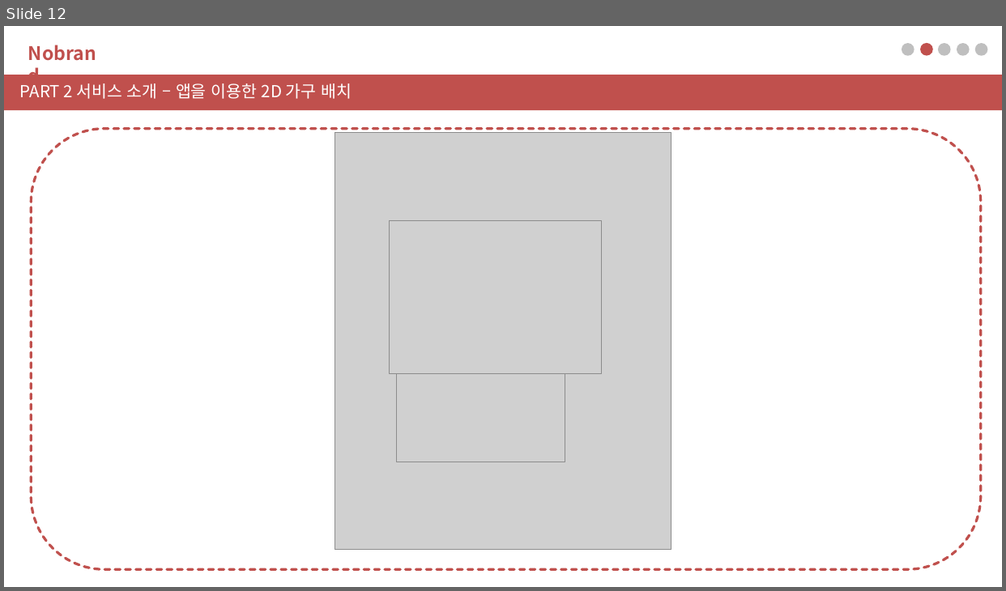
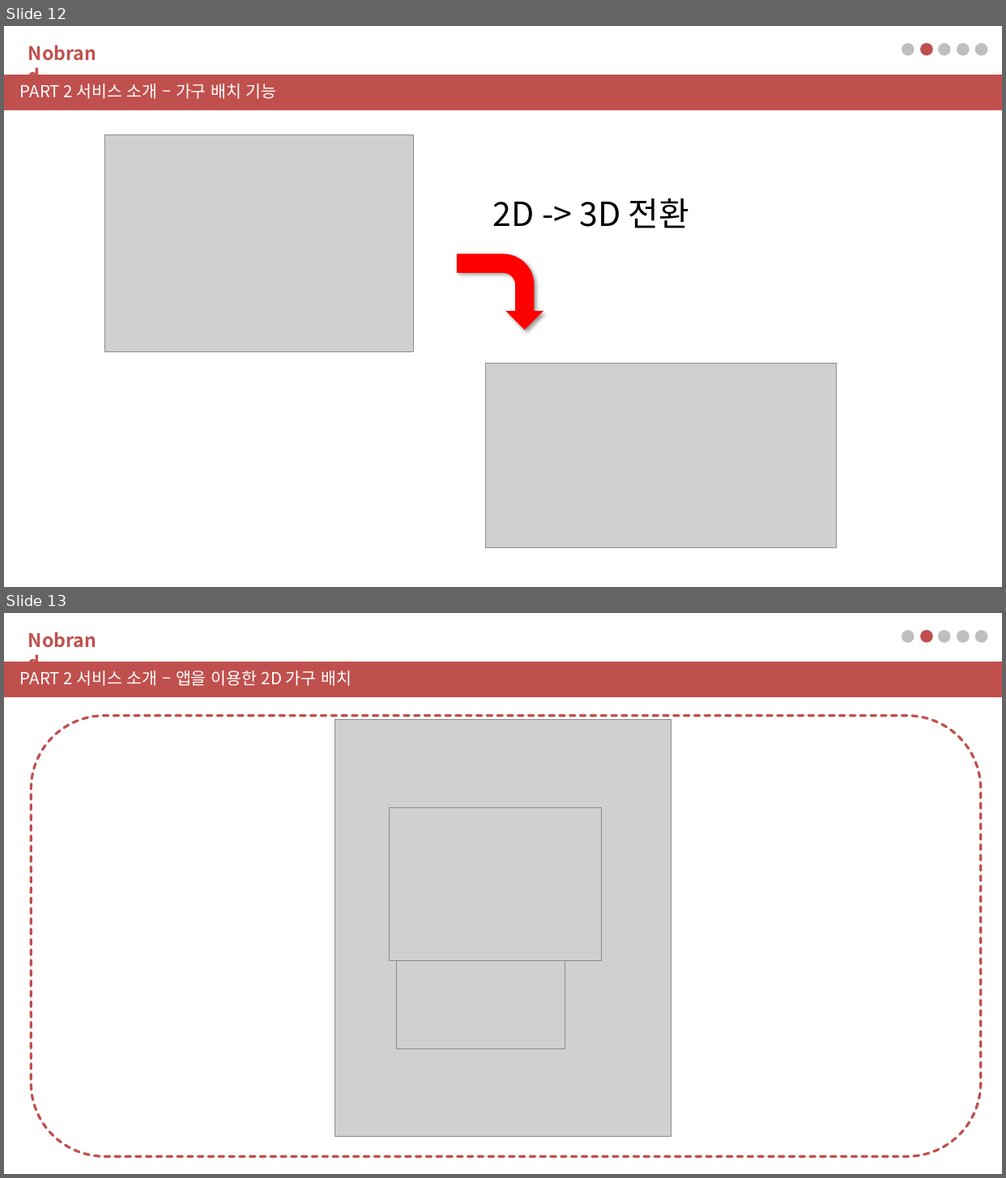
Before and after one commit to Bik00/WD3A5_Project, a slide deck: 기획서/2차 기획 발표/WD3A_05_2차 기획 발표 프레젠테이션(2017.04.03).pptx. Shown one above the other, each under a label of ours: slide 12 before the commit, slides 12 and 13 after it. The pictures are 1006x591 and 1006x1178 pixels, drawn with LibreOffice and Linux fonts; fonts in the diff are those of the drawing; grey boxes stand for pictures. Boxes give left, top, right and bottom in pixels: in the first picture for what was removed or moved away, otherwise in the second. Text is boxed around its words. In the diff, an @@ line names an element or a change of style, - is before the commit and + after.

```diff
--- a/기획서/2차 기획 발표/WD3A_05_2차 기획 발표 프레젠테이션(2017.04.03).pptx
+++ b/기획서/2차 기획 발표/WD3A_05_2차 기획 발표 프레젠테이션(2017.04.03).pptx
@@ slide 12 added at box(4, 26, 1002, 587), background #FFFFFF @@
@@ text added at box(20, 38, 116, 68), 18 pt, text #C0504D, bold @@
+Nobrand
@@ ellipse added at box(901, 43, 914, 56), fill #BFBFBF @@
@@ ellipse added at box(920, 43, 933, 56), fill #C0504D @@
@@ ellipse added at box(938, 43, 951, 56), fill #BFBFBF @@
@@ ellipse added at box(957, 43, 970, 56), fill #BFBFBF @@
@@ ellipse added at box(975, 43, 987, 56), fill #BFBFBF @@
@@ rectangle added at box(4, 75, 1002, 110), fill #C0504D @@
@@ text added at box(20, 84, 277, 99), 16 pt, text #FFFFFF @@
+PART 2 서비스 소개 – 가구 배치 기능
@@ picture added at box(105, 135, 414, 352) @@
@@ text added at box(493, 199, 690, 228), 32 pt, text #000000 @@
+2D -> 3D 전환
@@ bent arrow added at box(457, 254, 543, 330), fill #FF0000 @@
@@ picture added at box(486, 364, 837, 548) @@
@@ what was slide 12 is now slide 13 @@
```
Also in this commit, not shown: 2 slides changed.
